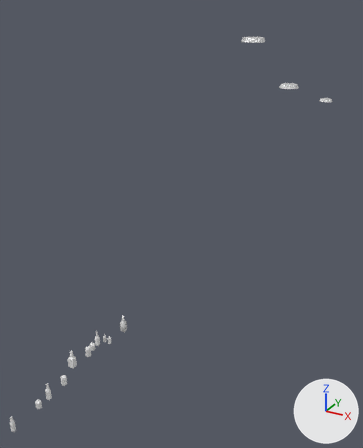
Renders of the Blender file BlenderModels/GasStation/Props/BottlesDrinks.blend from each side of a commit.
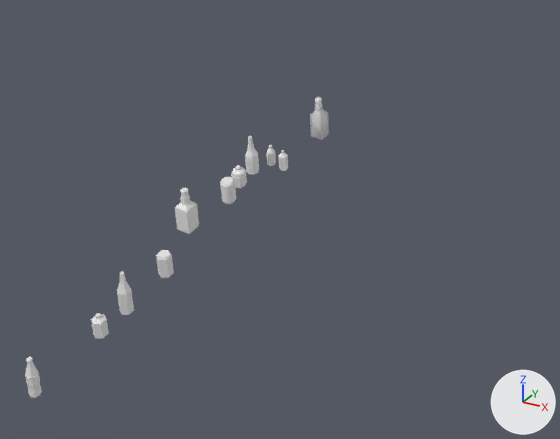
Each version appears first whole from a 50 mm lens placed at (4.1, -4.57, 4.87), pointed at (-0.84, 4.41, 0.38), and next in a close-up on the part from 0% to 60% of the width and 62% to 100% of the height. The lights are fixed; the arrows at lower right show +X, +Y and +Z. The older version's two pictures come first.

Before the edit, the objects in view are built like this:
```python
ob_beer = bpy.data.objects.new('Beer', me_cube_002)
ob_beer.location = (-0.09, 0.56, 0.0)
ob_can = bpy.data.objects.new('Can', me_cylinder)
ob_can.location = (-0.1, 0.15, 0.0)
ob_cylinder_003 = bpy.data.objects.new('Cylinder.003', me_cylinder_004)
ob_cylinder_003.location = (0.0, 0.56, 0.04)
ob_cylinder_003.scale = (0.0274, 0.0274, 0.044)
ob_dakjeckels = bpy.data.objects.new('DakJeckels', me_cube)
ob_dakjeckels.location = (-0.14, -0.15, 0.0)
ob_dakjeckels_001 = bpy.data.objects.new('DakJeckels.001', me_cube_008)
ob_dakjeckels_001.location = (-0.14, -0.15, 0.01)
ob_dakjeckels_001.scale = (0.913, 0.913, 0.913)
ob_jakjeckel = bpy.data.objects.new('JakJeckel', me_cube_009)
ob_jakjeckel.location = (0.0, 0.94, 0.0)
ob_smallbeer = bpy.data.objects.new('SmallBeer', me_cube_006)
ob_smallbeer.location = (-0.14, 0.31, 0.0)
ob_wine = bpy.data.objects.new('Wine', me_cube_003)
ob_wine.location = (-0.14, 0.44, 0.0)
```
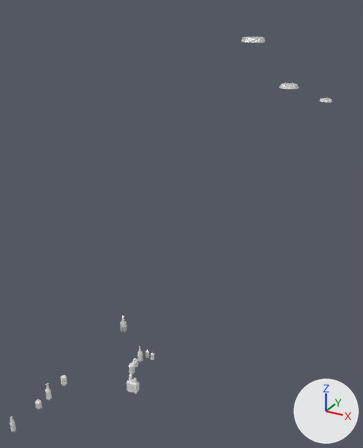
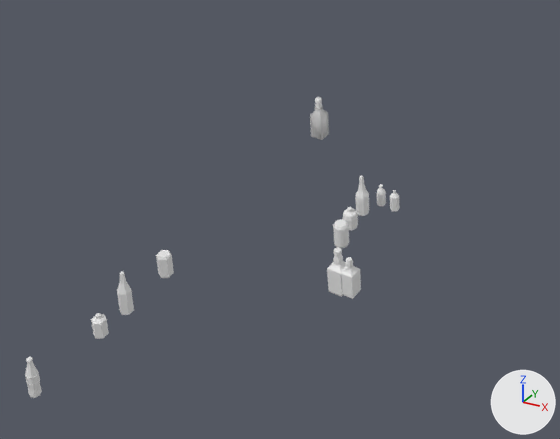
Scene script edits in JSON lines:
```json
{"op": "set", "path": "ob_beer.location", "old": "(-0.09, 0.56, 0.0)", "new": "(0.7, 0.56, 0.0)"}
{"op": "set", "path": "ob_wine.location", "old": "(-0.14, 0.44, 0.0)", "new": "(0.64, 0.44, 0.0)"}
{"op": "set", "path": "ob_smallbeer.location", "old": "(-0.14, 0.31, 0.0)", "new": "(0.65, 0.31, 0.0)"}
{"op": "set", "path": "ob_dakjeckels.location", "old": "(-0.14, -0.15, 0.0)", "new": "(0.88, -0.15, 0.0)"}
{"op": "set", "path": "ob_can.location", "old": "(-0.1, 0.15, 0.0)", "new": "(0.69, 0.15, 0.0)"}
{"op": "set", "path": "ob_dakjeckels_001.location", "old": "(-0.14, -0.15, 0.01)", "new": "(0.95, -0.15, 0.01)"}
{"op": "set", "path": "ob_cylinder_003.location", "old": "(0.0, 0.56, 0.04)", "new": "(0.79, 0.56, 0.04)"}
```

What differs and where, as boxes [x1, y1, x2, y2] in the close-ups (560 x 439 px):
```json
{"object": "DakJeckels", "change": "moved", "before": [175, 188, 199, 234], "after": [327, 247, 346, 297]}
{"object": "Wine", "change": "moved", "before": [245, 136, 259, 175], "after": [355, 175, 369, 216]}
{"object": "Can", "change": "moved", "before": [220, 176, 236, 204], "after": [333, 219, 349, 248]}
{"object": "DakJeckels.001", "change": "moved", "after": [341, 257, 361, 299], "on screen": "not visible before"}
{"object": "SmallBeer", "change": "moved", "before": [231, 165, 247, 188], "after": [342, 207, 358, 231]}
{"object": "Cylinder.003", "change": "moved", "before": [278, 150, 288, 171], "after": [390, 190, 400, 211]}
{"object": "Beer", "change": "moved", "before": [266, 145, 276, 166], "after": [377, 184, 386, 206]}
```
